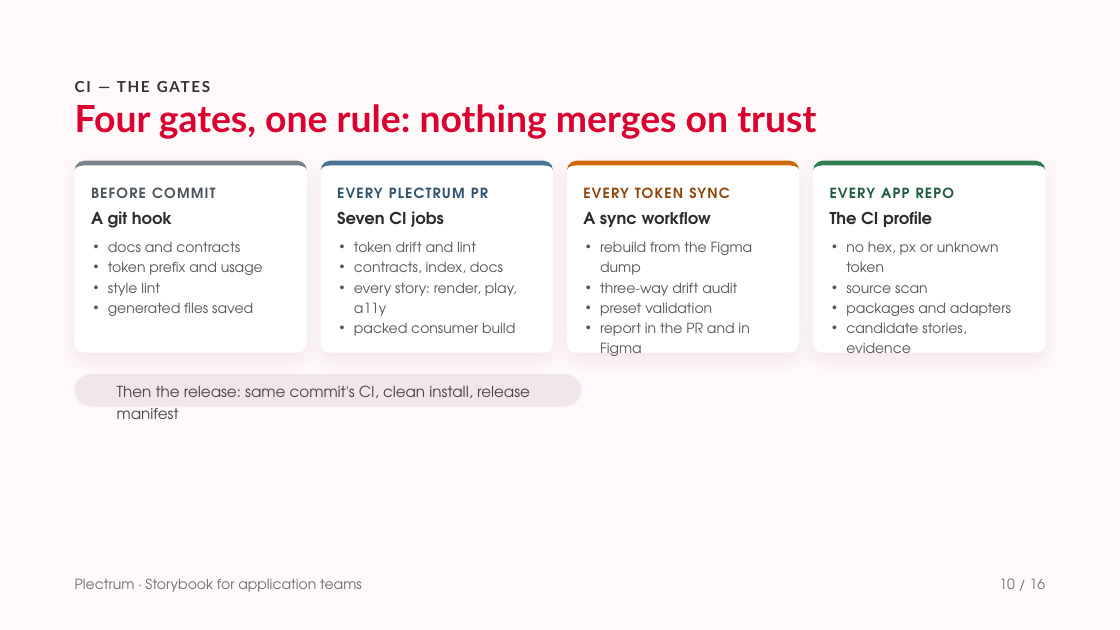
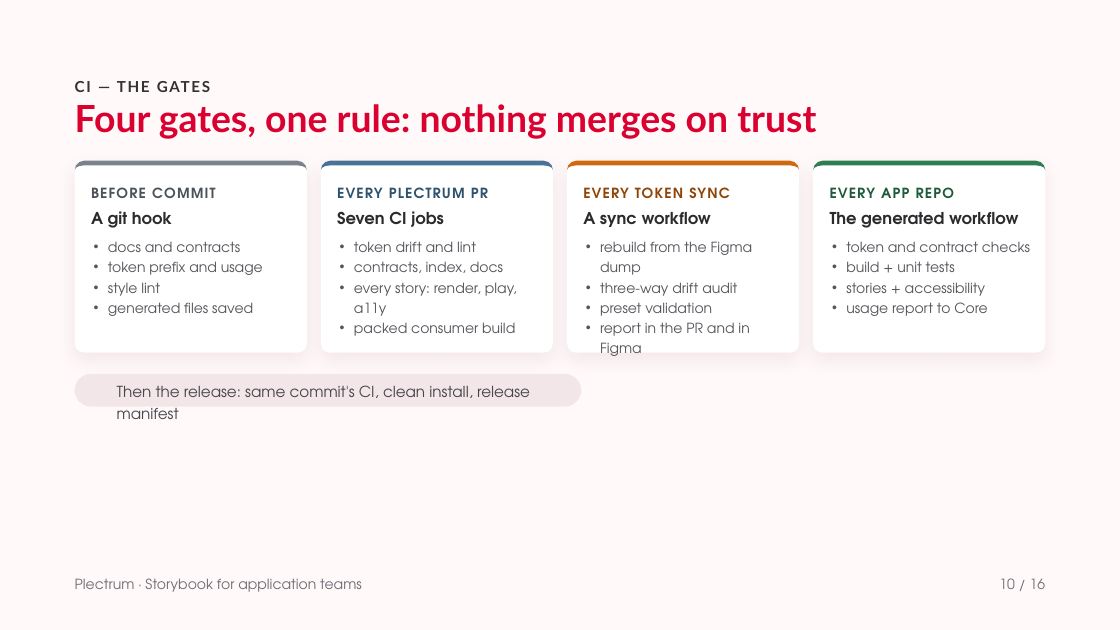
Before and after one commit to solidaris-danielbodigil/solidaris-plectrum, a slide deck: slide 10 of docs/Storybook for application teams.pptx. Drawn at 1120x630 pixels with LibreOffice and Linux fonts; fonts in the diff are those of the drawing; background and template pictures are left out. Boxes give left, top, right and bottom in pixels: in the first picture for what was removed or moved away, otherwise in the second. Text is boxed around its words. In the diff, an @@ line names an element or a change of style, - is before the commit and + after.

```diff
--- a/docs/Storybook for application teams.pptx
+++ b/docs/Storybook for application teams.pptx
@@ text at [830,212,1019,228]: text changed @@
-The CI profile
+The generated workflow
@@ text at [846,241,1030,316]: text changed @@
-• no hex, px or unknown token
-• source scan
-• packages and adapters
-• candidate stories, evidence
+• token and contract checks
+• build + unit tests
+• stories + accessibility
+• usage report to Core
```
Also in this commit, not shown: 8 other slides changed.
